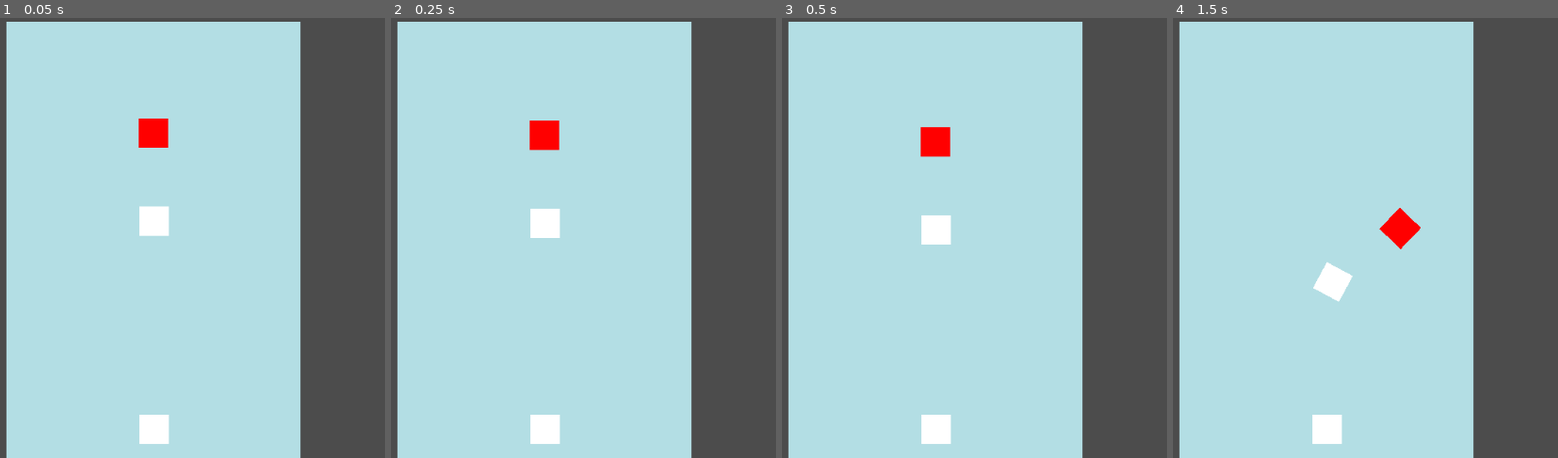
Above: before the commit, frames 1-4 (left to right).
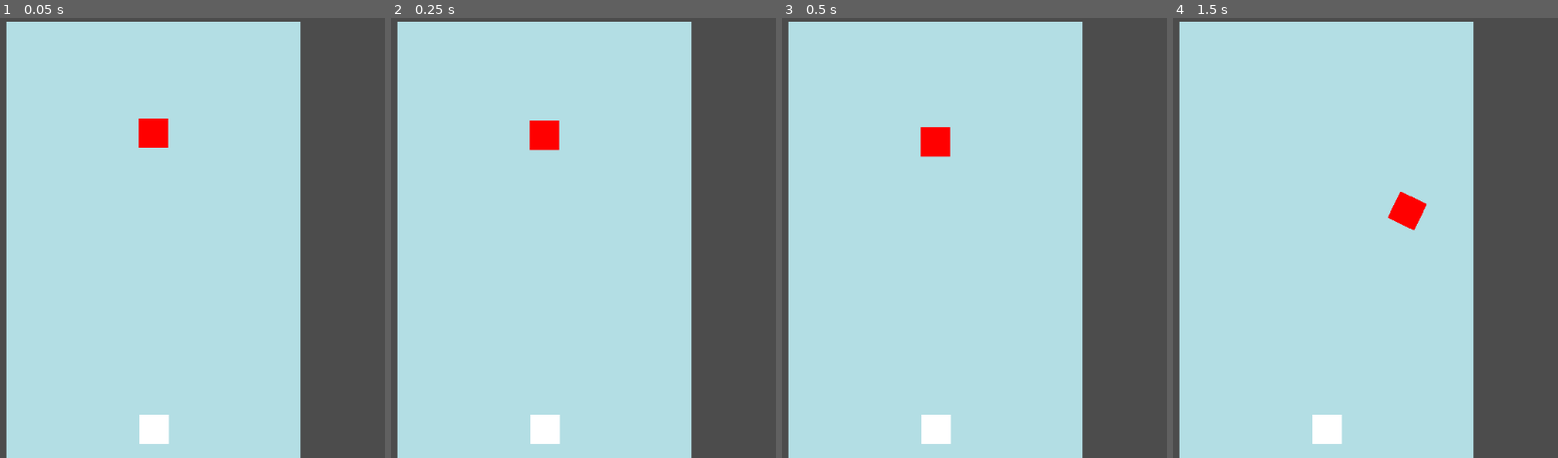
Above: after the commit, the same moments.

Repository: Nowan/DroneConstructor
Game: Godot game, scene res://TowerSnapping/TowerSnapping.tscn
Same seed, same stepped clock (60 frames per second), same inputs: the game is played once before the commit and once after it. This scene is started directly instead of the project's main scene.
Inputs (mouse positions are in pixels of both pictures, inside the frame that each line leads up to):
- Up to frame 1 (0.05 s): no input
- Up to frame 2 (0.25 s): no input
- Up to frame 3 (0.5 s): no input
- Up to frame 4 (1.5 s): move the mouse to (1492, 216) at 0.52 s; hold Right (ui_right) 0.53-1.28 s; tap Space (ui_select) at 0.6, 0.77, 1.07 s; move the mouse to (1176, 260) at 1.27 s; hold Left (ui_left) from 1.28 s (still down); click (1176, 260) at 1.35 s

The runs differ from the first frame. In frame 1, 0.5% of the frame differs, in the area x 36-45%, y 42-50%; in frame 2, 0.5%; in frame 3, 0.5%; in frame 4, 1.3%, in the area x 36-67%, y 39-65%.

Commit message:
implemented basic grapping

Diff:
--- a/TowerSnapping/Drone.gd
+++ b/TowerSnapping/Drone.gd
@@ -1,16 +1,4 @@
 extends RigidBody2D
-
-# Declare member variables here. Examples:
-# var a = 2
-# var b = "text"
-
-# Called when the node enters the scene tree for the first time.
-func _ready():
-	pass # Replace with function body.
-
-# Called every frame. 'delta' is the elapsed time since the previous frame.
-#func _process(delta):
-#	pass
 
 func _physics_process(dt):
 	if Input.is_action_pressed("ui_up"):
@@ -22,5 +10,3 @@
 		set_applied_force(Vector2(-300 if Input.is_action_pressed("ui_left") else 300, get_applied_force().y));
 	else:
 		set_applied_force(Vector2(0, get_applied_force().y));
-
-	print(get_applied_force());
--- a/TowerSnapping/GrappleBlock.tscn
+++ b/TowerSnapping/GrappleBlock.tscn
@@ -6,7 +6,7 @@
 [sub_resource type="RectangleShape2D" id=1]
 extents = Vector2( 40, 40 )
 
-[node name="GrappleBlock" index="0" instance=ExtResource( 1 )]
+[node name="GrappleBlock" instance=ExtResource( 1 )]
 collision_layer = 2
 collision_mask = 5
 mass = 1.0
--- /dev/null
+++ b/TowerSnapping/Hand.gd
@@ -0,0 +1,20 @@
+extends Node2D
+
+onready var sensor = get_node("HandSensor");
+onready var joint = get_node("HandJoint");
+
+var is_full = false;
+
+func _physics_process(dt):
+	if Input.is_action_just_pressed("ui_select"):
+		if is_full:
+			joint.set_node_b(NodePath());
+			is_full = false;
+		else:
+			# HandSensor detects only TowerBlock layer
+			var tower_blocks = sensor.get_overlapping_bodies();
+			if tower_blocks.size() > 0:
+				var tower_block = tower_blocks[0];
+				print(tower_block);
+				joint.set_node_b(tower_block.get_path());
+				is_full = true;
--- a/TowerSnapping/TowerSnapping.tscn
+++ b/TowerSnapping/TowerSnapping.tscn
@@ -1,8 +1,8 @@
-[gd_scene load_steps=7 format=2]
+[gd_scene load_steps=8 format=2]
 
 [ext_resource path="res://TowerSnapping/TowerBlock.tscn" type="PackedScene" id=1]
-[ext_resource path="res://TowerSnapping/GrappleBlock.tscn" type="PackedScene" id=2]
-[ext_resource path="res://TowerSnapping/Drone.gd" type="Script" id=3]
+[ext_resource path="res://TowerSnapping/Drone.gd" type="Script" id=2]
+[ext_resource path="res://TowerSnapping/Hand.gd" type="Script" id=3]
 
 [sub_resource type="RectangleShape2D" id=1]
 extents = Vector2( 200, 10 )
@@ -12,6 +12,9 @@
 
 [sub_resource type="RectangleShape2D" id=3]
 extents = Vector2( 6, 20 )
+
+[sub_resource type="CircleShape2D" id=4]
+radius = 15.0
 
 [node name="Node2D" type="Node2D"]
 
@@ -33,14 +36,9 @@
 [node name="TowerBlock" parent="Tower" instance=ExtResource( 1 )]
 position = Vector2( 512.52, 561.018 )
 
-[node name="GrappleBlock" parent="." instance=ExtResource( 2 )]
-position = Vector2( 512.52, 276.998 )
-collision_layer = 1
-mass = 1.3
-
 [node name="Drone" type="RigidBody2D" parent="."]
 position = Vector2( 512, 157 )
-script = ExtResource( 3 )
+script = ExtResource( 2 )
 
 [node name="ColorRect" type="ColorRect" parent="Drone"]
 margin_left = -20.0
@@ -74,10 +72,20 @@
 position = Vector2( -0.174835, 19.93 )
 shape = SubResource( 3 )
 
-[node name="HandJoint" type="PinJoint2D" parent="Drone/Grapple/PinJoint2D/Link0/PinJoint2D2/Link1"]
+[node name="Hand" type="Node2D" parent="Drone/Grapple/PinJoint2D/Link0/PinJoint2D2/Link1"]
+script = ExtResource( 3 )
+
+[node name="HandJoint" type="PinJoint2D" parent="Drone/Grapple/PinJoint2D/Link0/PinJoint2D2/Link1/Hand"]
 position = Vector2( 0, 40 )
-node_a = NodePath("..")
-node_b = NodePath("../../../../../../../GrappleBlock")
+node_a = NodePath("../..")
+
+[node name="HandSensor" type="Area2D" parent="Drone/Grapple/PinJoint2D/Link0/PinJoint2D2/Link1/Hand"]
+collision_layer = 8
+collision_mask = 4
+
+[node name="CollisionShape2D" type="CollisionShape2D" parent="Drone/Grapple/PinJoint2D/Link0/PinJoint2D2/Link1/Hand/HandSensor"]
+position = Vector2( 0, 39.4464 )
+shape = SubResource( 4 )
 
 [node name="CollisionShape2D" type="CollisionShape2D" parent="Drone/Grapple/PinJoint2D/Link0"]
 position = Vector2( 0.174805, 20.1049 )
--- a/project.godot
+++ b/project.godot
@@ -32,6 +32,7 @@
 2d_physics/layer_1="Player"
 2d_physics/layer_2="GrappleBlock"
 2d_physics/layer_3="TowerBlock"
+2d_physics/layer_4="Grapple"
 
 [rendering]
 
